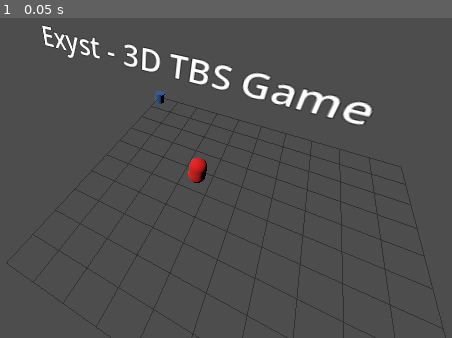
Above: before the commit, frame 1.
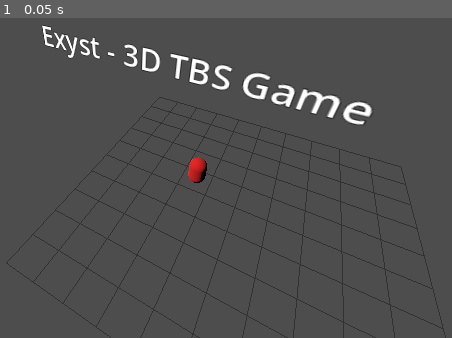
Above: after the commit, the same moment.

Repository: abadiu/exyst
Game: Godot game, scene res://scenes/main.tscn
The game is run twice, just before and just after one commit, with the same random seed, the same clock (stepped at 60 frames per second) and the same inputs.
Inputs:
- Up to frame 1 (0.05 s): no input

The runs differ from the first frame. In frame 1, less than 0.1% of the frame differs, in the area x 34-37%, y 22-27%.

Commit message:
Main scene setup

Diff:
--- a/scenes/main.tscn
+++ b/scenes/main.tscn
@@ -1,11 +1,8 @@
-[gd_scene load_steps=5 format=3 uid="uid://dk7ftsy141jmc"]
+[gd_scene load_steps=4 format=3 uid="uid://dk7ftsy141jmc"]
 
 [ext_resource type="Script" uid="uid://c0o5dirdppvda" path="res://scripts/main.gd" id="1_ig7tw"]
 [ext_resource type="PackedScene" uid="uid://dy277j6bovcpe" path="res://scenes/grid.tscn" id="2_0wfyh"]
 [ext_resource type="PackedScene" uid="uid://cv3c6huknonl3" path="res://scenes/unit.tscn" id="3_sugp2"]
-
-[sub_resource type="StandardMaterial3D" id="StandardMaterial3D_h2yge"]
-albedo_color = Color(0.203922, 0.396078, 0.643137, 1)
 
 [node name="Main" type="Node3D"]
 script = ExtResource("1_ig7tw")
@@ -19,11 +16,6 @@
 transform = Transform3D(0.866025, -0.286788, 0.409576, 0, 0.819152, 0.573576, -0.5, -0.496732, 0.709406, 5, 8, 12)
 current = true
 
-[node name="CSGCylinder3D" type="CSGCylinder3D" parent="."]
-radius = 0.25
-height = 0.5
-material = SubResource("StandardMaterial3D_h2yge")
-
 [node name="Label3D" type="Label3D" parent="."]
 transform = Transform3D(1, 0, 0, 0, 1, 0, 0, 0, 1, 0.433794, 2.11056, 0.316699)
 pixel_size = 0.05
